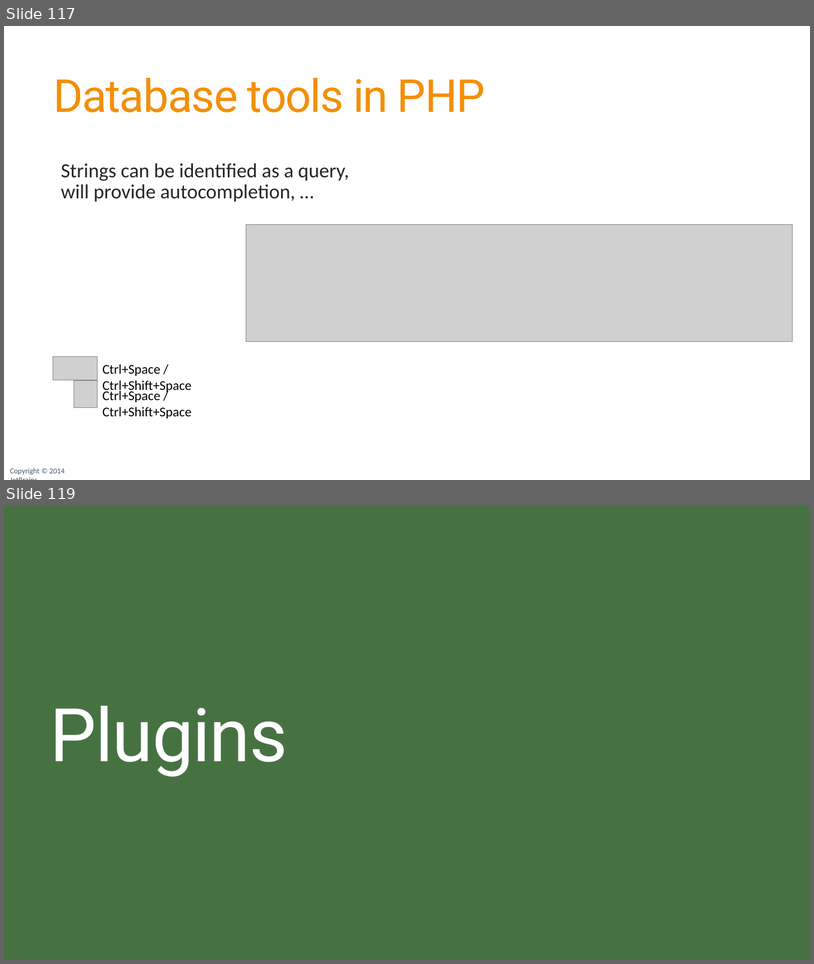
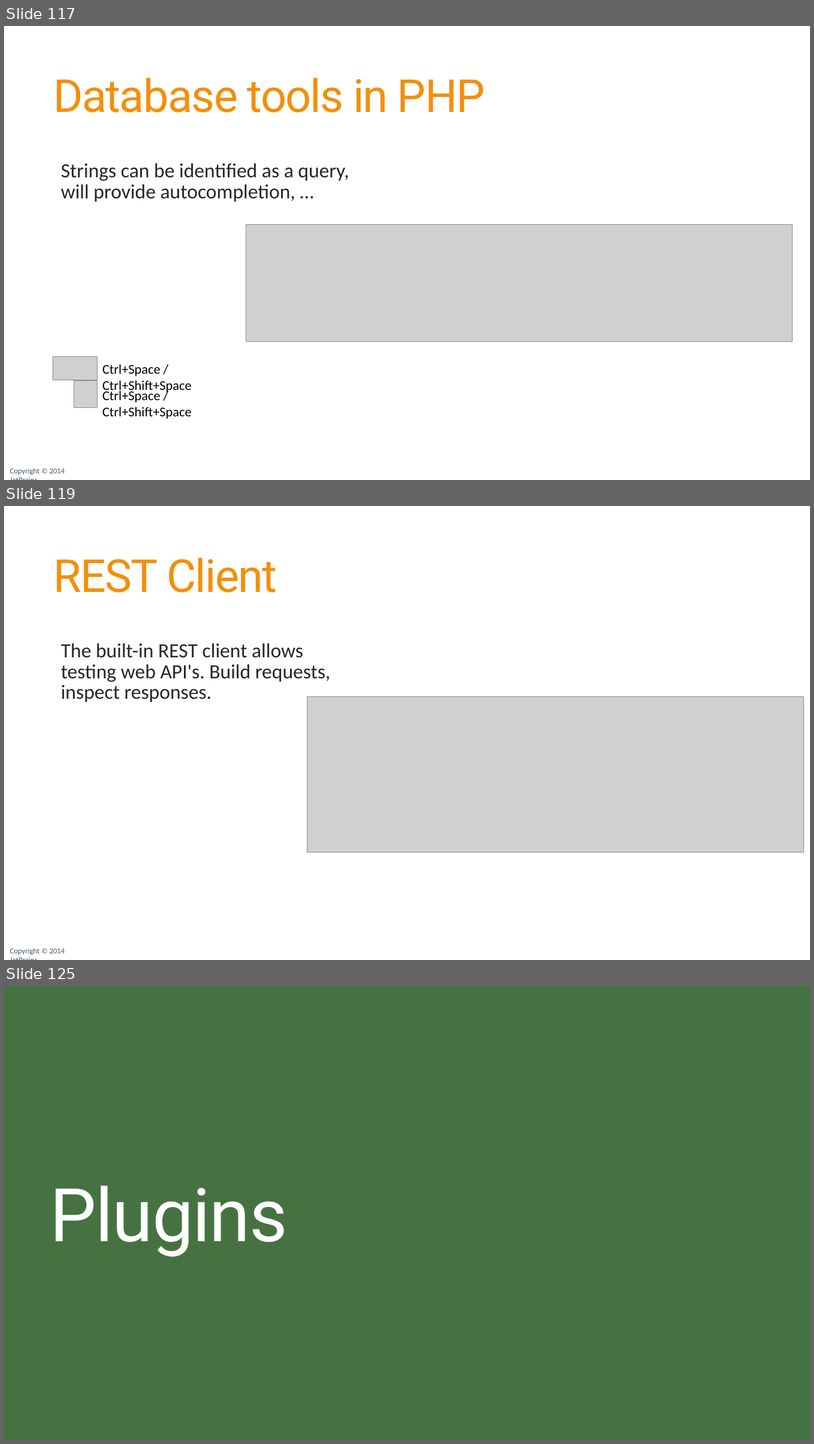
Before and after one commit to JetBrains/phpstorm-workshop, a slide deck: PhpStorm Workshop.pptx. Shown one above the other, each under a label of ours: slides 117 and 119 before the commit, slides 117, 119 and 125 after it; the slides between them are not shown. The pictures are 814x964 and 814x1444 pixels, drawn with LibreOffice and Linux fonts; fonts in the diff are those of the drawing; grey boxes stand for pictures; background and template pictures are left out. Boxes give left, top, right and bottom in pixels: in the first picture for what was removed or moved away, otherwise in the second. Text is boxed around its words. In the diff, an @@ line names an element or a change of style, - is before the commit and + after.

```diff
--- a/PhpStorm Workshop.pptx
+++ b/PhpStorm Workshop.pptx
@@ slide 119 added at box(4, 506, 810, 960), background #FFFFFF; not listed: 1 template element that a slide beside it also shows @@
@@ title added at box(54, 558, 277, 592), 54 pt, text #F38F09 @@
+REST Client
@@ text added at box(61, 643, 330, 702), 24 pt, text #262626 @@
+  The built-in REST client allows testing web API's. Build requests, inspect responses.
@@ picture added at box(308, 697, 804, 852) @@
@@ what was slide 119 is now slide 125 @@
```
Also in this commit, not shown: 3 slides changed, 10 other slides added.
